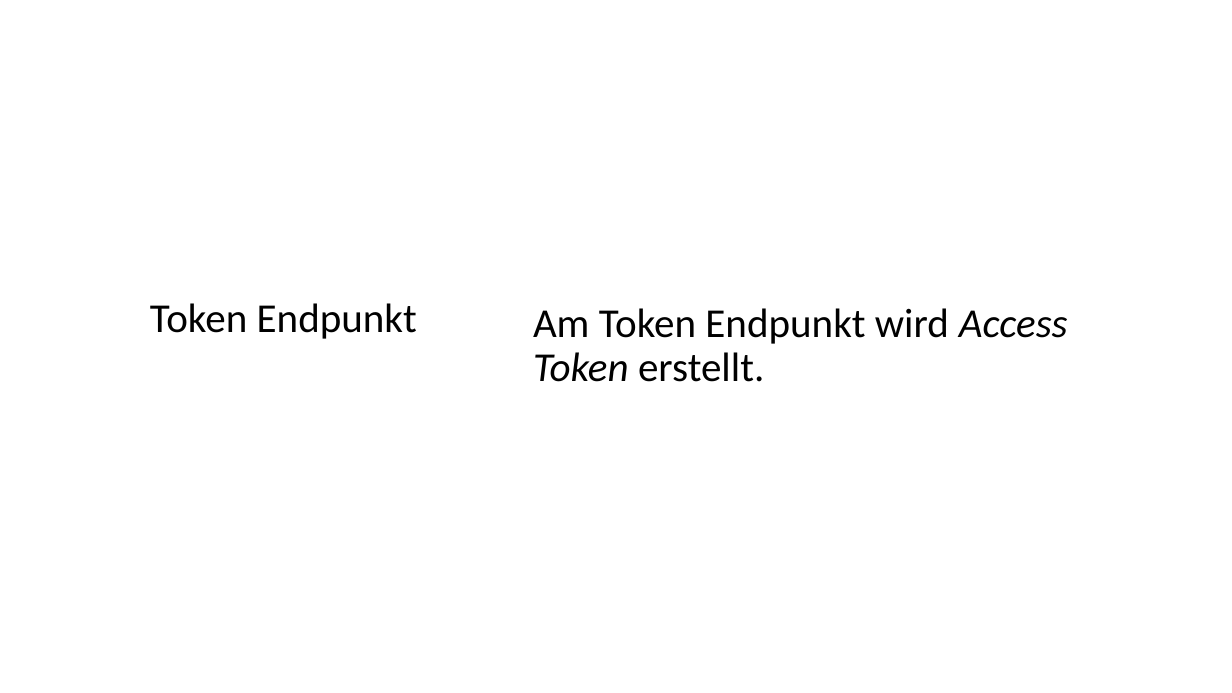
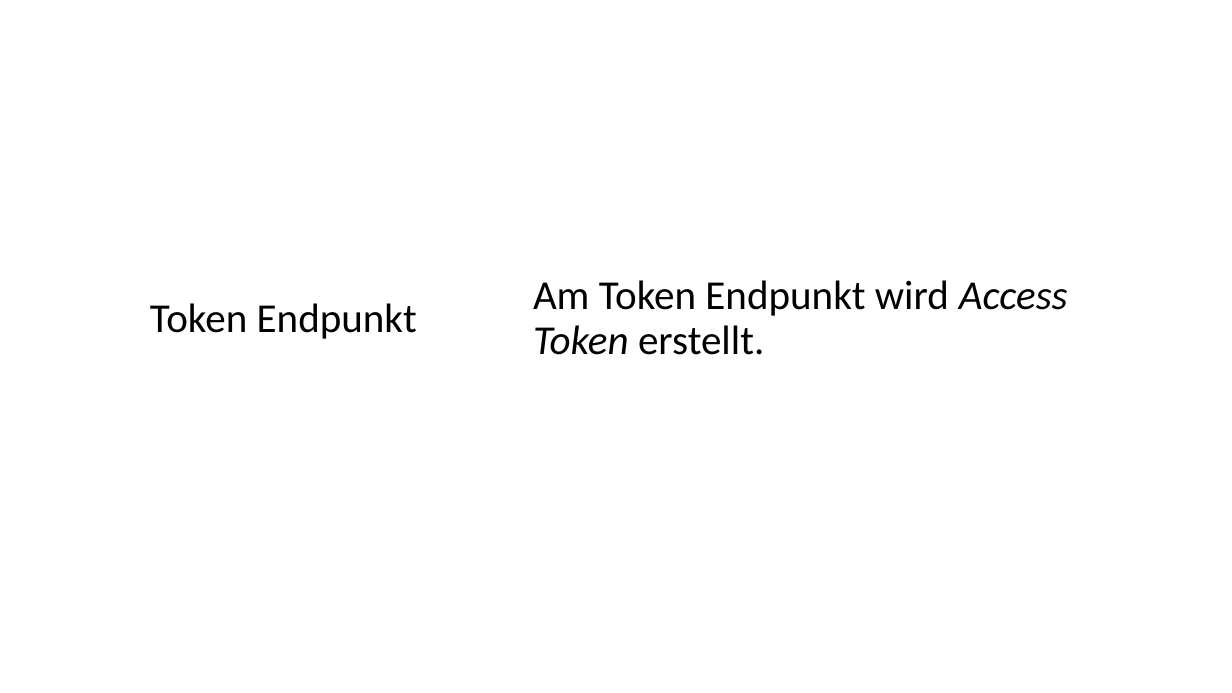
Before and after one commit to danielwagn3r/openid-workshop, a slide deck: slide 24 of OpenID Connect & OAuth.pptx (slide 23 before the commit). Drawn at 1232x693 pixels with LibreOffice and Linux fonts; fonts in the diff are those of the drawing. Boxes give left, top, right and bottom in pixels: in the first picture for what was removed or moved away, otherwise in the second. Text is boxed around its words. In the diff, an @@ line names an element or a change of style, - is before the commit and + after.

```diff
--- a/OpenID Connect & OAuth.pptx
+++ b/OpenID Connect & OAuth.pptx
@@ text "Am Token Endpunkt wird Access ...": place and size @@
-text "Am Token Endpunkt wird Access ..." at (533, 308, 1068, 382)
+text "Am Token Endpunkt wird Access ..." at (533, 280, 1068, 355)
```
Also in this commit, not shown: 12 other slides changed, 2 slides added.
